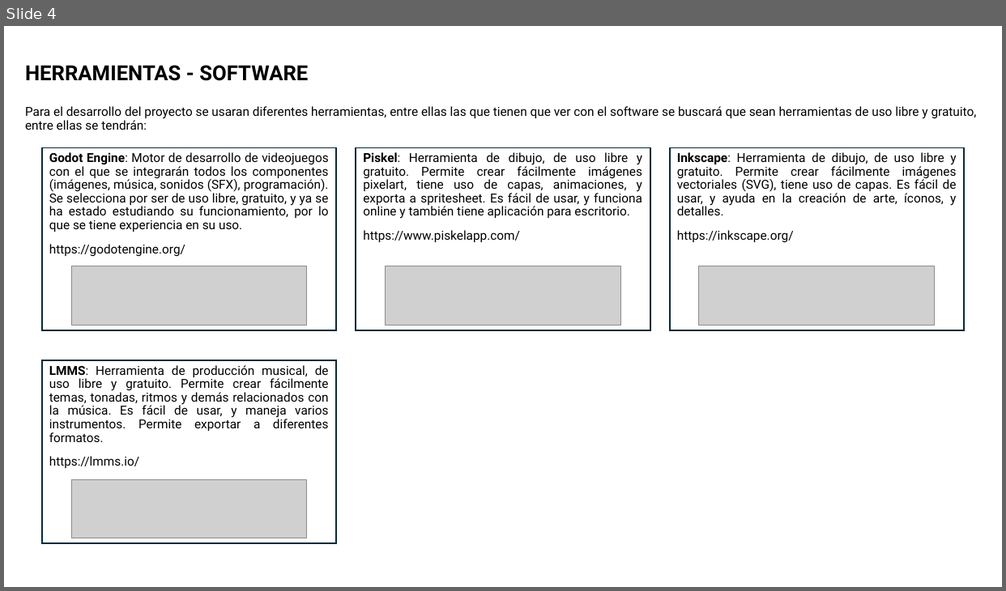
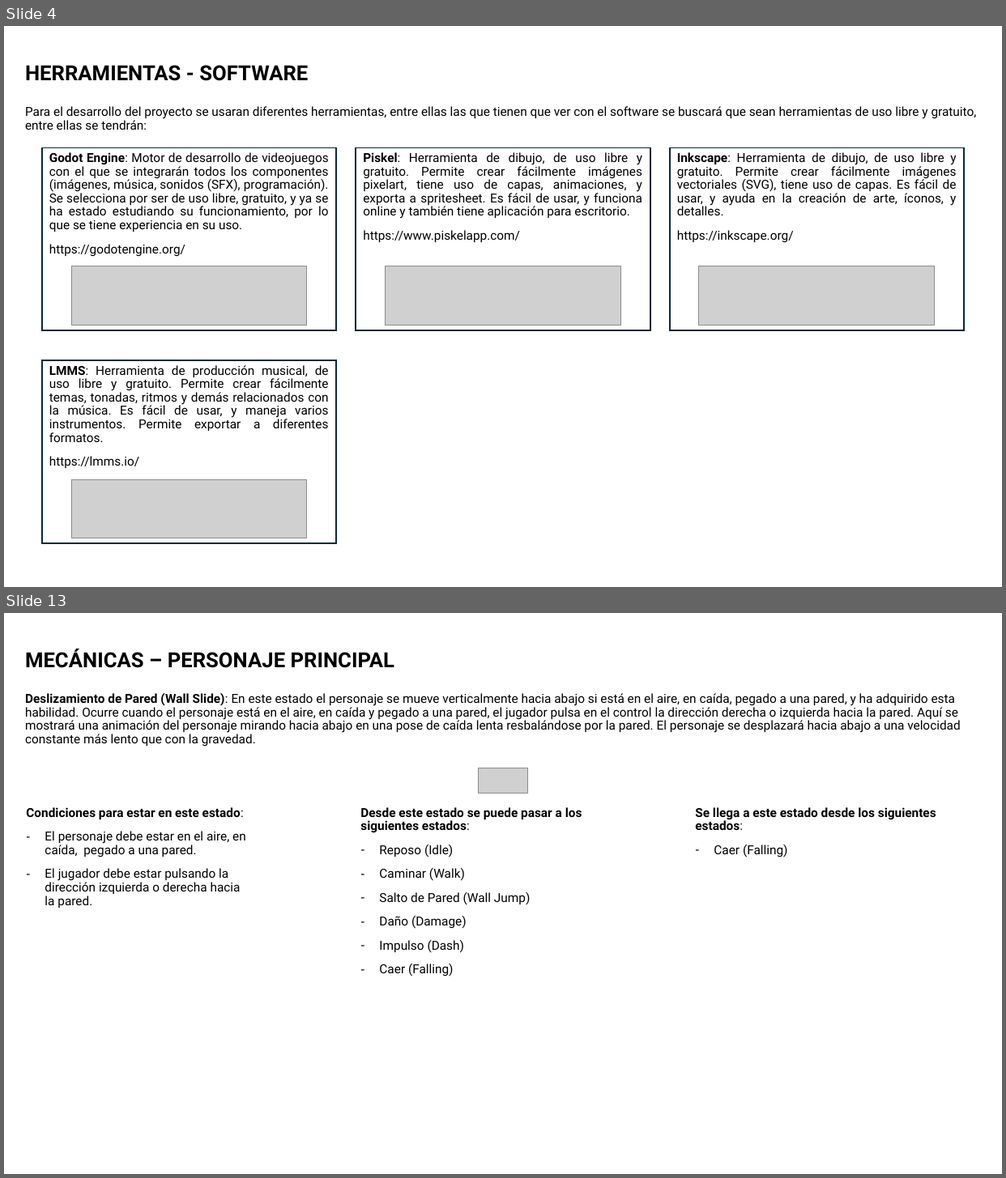
Before and after one commit to gaitanivan/Platformer-Game, a slide deck: docs/DOCUMENTO DE DISEÑO.pptx. Shown one above the other, each under a label of ours: slide 4 before the commit, slides 4 and 13 after it; the slides between them are not shown. The pictures are 1006x591 and 1006x1178 pixels, drawn with LibreOffice and Linux fonts; fonts in the diff are those of the drawing; grey boxes stand for pictures. Boxes give left, top, right and bottom in pixels: in the first picture for what was removed or moved away, otherwise in the second. Text is boxed around its words. In the diff, an @@ line names an element or a change of style, - is before the commit and + after.

```diff
--- a/docs/DOCUMENTO DE DISEÑO.pptx
+++ b/docs/DOCUMENTO DE DISEÑO.pptx
@@ slide 13 added at [4, 613, 1002, 1174], background #FFFFFF @@
@@ title added at [25, 649, 394, 668], 20 pt, text #000000, bold @@
+MECÁNICAS – PERSONAJE PRINCIPAL
@@ text added at [25, 693, 960, 746], 12 pt, text #000000 @@
+Deslizamiento de Pared (Wall Slide): En este estado el personaje se mueve verticalmente hacia abajo si está en el aire, en caída, pegado a una pared, y ha adquirido esta habilidad. Ocurre cuando el personaje está en el aire, en caída y pegado a una pared, el jugador pulsa en el control la dirección derecha o izquierda hacia la pared. Aquí se mostrará una animación del personaje mirando hacia abajo en una pose de caída lenta resbalándose por la pared. El personaje se desplazará hacia abajo a una velocidad constante más lento que con la gravedad.
@@ picture added at [478, 768, 528, 793] @@
@@ text added at [26, 807, 246, 908], 12 pt, text #000000 @@
+Condiciones para estar en este estado:
+– El personaje debe estar en el aire, en caída, pegado a una pared.
+– El jugador debe estar pulsando la dirección izquierda o derecha hacia la pared.
@@ text added at [360, 807, 582, 977], 12 pt, text #000000 @@
+Desde este estado se puede pasar a los siguientes estados:
+– Reposo (Idle)
+– Caminar (Walk)
+– Salto de Pared (Wall Jump)
+– Daño (Damage)
+– Impulso (Dash)
+– Caer (Falling)
@@ text added at [695, 807, 936, 858], 12 pt, text #000000, bold @@
+Se llega a este estado desde los siguientes estados:
+– Caer (Falling)
```
Also in this commit, not shown: 1 slide changed, 11 other slides added, 25 other files.
